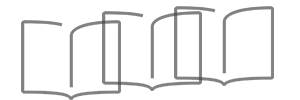
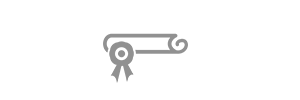
Layered file, before and after one edit (300 x 100). Changes by layer:
added group "overtuiging" with 1 layers above "letter" over [103, 16, 188, 94]
added layer "Layer 9" (43%) in group "overtuiging" over [103, 16, 188, 94]
hid group "Books" (3 layers) over [21, 6, 274, 100]
